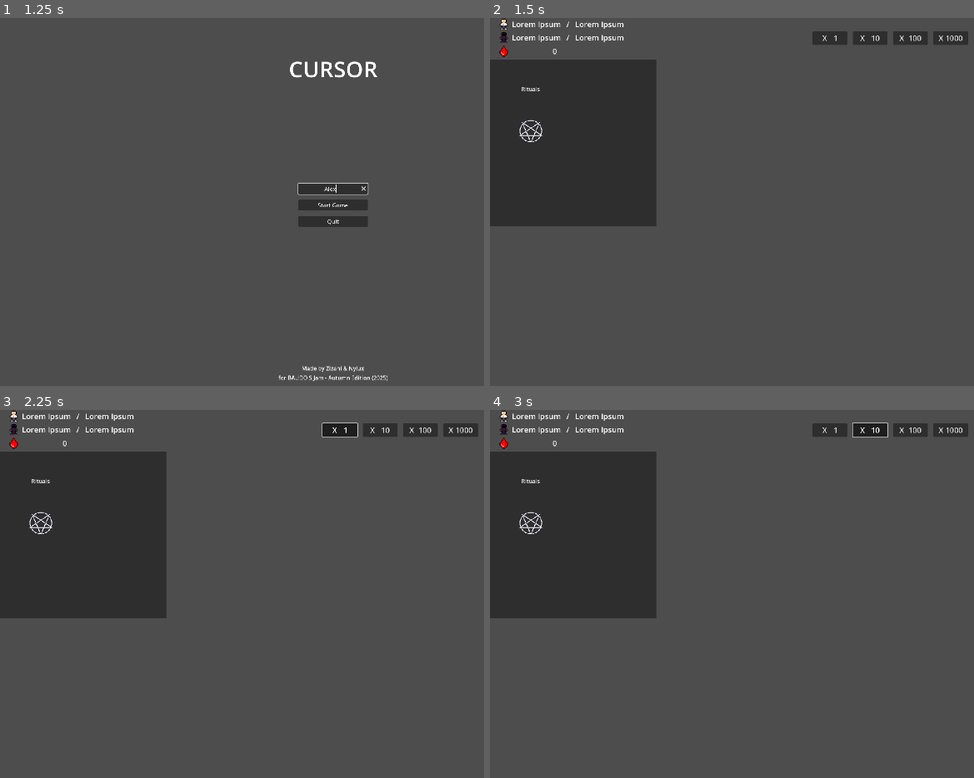
Above: before the commit, frames 1-4 (two rows, left to right).
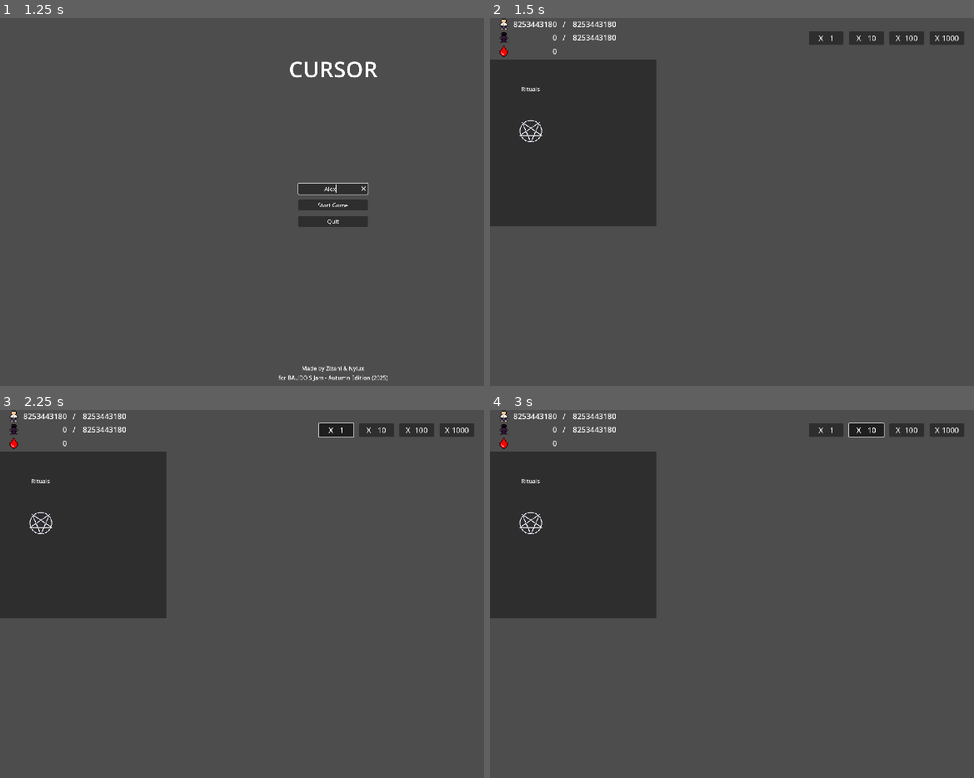
Above: after the commit, the same moments.

Repository: Nylux/CursedClicker
Game: Godot game, scene res://Scenes/main_menu.tscn
The game is run twice, just before and just after one commit, with the same random seed, the same clock (stepped at 60 frames per second) and the same inputs. The engine's default icon, where the game draws it, is replaced by a stand-in: a white triangle on a blue panel in a dark square.
Inputs (mouse positions are in pixels of both pictures, inside the frame that each line leads up to):
- Up to frame 1 (1.25 s): click (333, 187) at 0.52 s; type "Alex" at 0.6 s
- Up to frame 2 (1.5 s): click "Start Game" at 1.25 s
- Up to frame 3 (2.25 s): click "X 1" at 2 s
- Up to frame 4 (3 s): click "X 10" at 2.75 s

Frame 1 is identical in both runs. In frame 2, 0.8% of the frame differs, in the area x 4-99%, y 0-8%; in frame 3, 0.8%; in frame 4, 0.8%.
Error before the commit: Invalid access to property or key 'cultist_sacrificied' on a base object of type 'Node (event_bus.gd)'. (res://Scripts/cultist_handler.gd:12)

Commit message:
[Major] removing some prints

Diff:
--- a/Scripts/altar_handler.gd
+++ b/Scripts/altar_handler.gd
@@ -49,8 +49,7 @@
 func _on_ui_clicked(element: AnimatedTextureRect) -> void:
 	if element != animated_texture:
 		return
-	print("hihi i'm hidden")
-	EventBus.cultist_sacrificied.emit(GameManager.click_multiplier)
+	EventBus.sacrifice_created.emit(GameManager.click_multiplier)
 
 func _on_cultist_changed(amount: int) -> void:
 	if amount == 1:
--- a/Scripts/cultist_handler.gd
+++ b/Scripts/cultist_handler.gd
@@ -9,7 +9,7 @@
 func _ready() -> void:
 	# handles new cultist created
 	EventBus.cultist_created.connect(_on_cultist_created)
-	EventBus.cultist_sacrificied.connect(_on_cultist_sacrificied)
+	EventBus.sacrifice_created.connect(_on_cultist_sacrificied)
 
 	# ui setup
 	current_population = max_population
--- a/Scripts/progression_handler.gd
+++ b/Scripts/progression_handler.gd
@@ -7,7 +7,6 @@
 		node.connect_unlocked(features_creation.bind(FeaturesGraph.nodes[node]))
 
 func features_creation(prog: FeaturesGraph.PROGRESSION) -> void:
-	print(prog)
 	match prog:
 		FeaturesGraph.PROGRESSION.RITUALS:
 			$/root/Game/CanvasLayer/VBoxContainer/GridContainer/Control.visible = false
